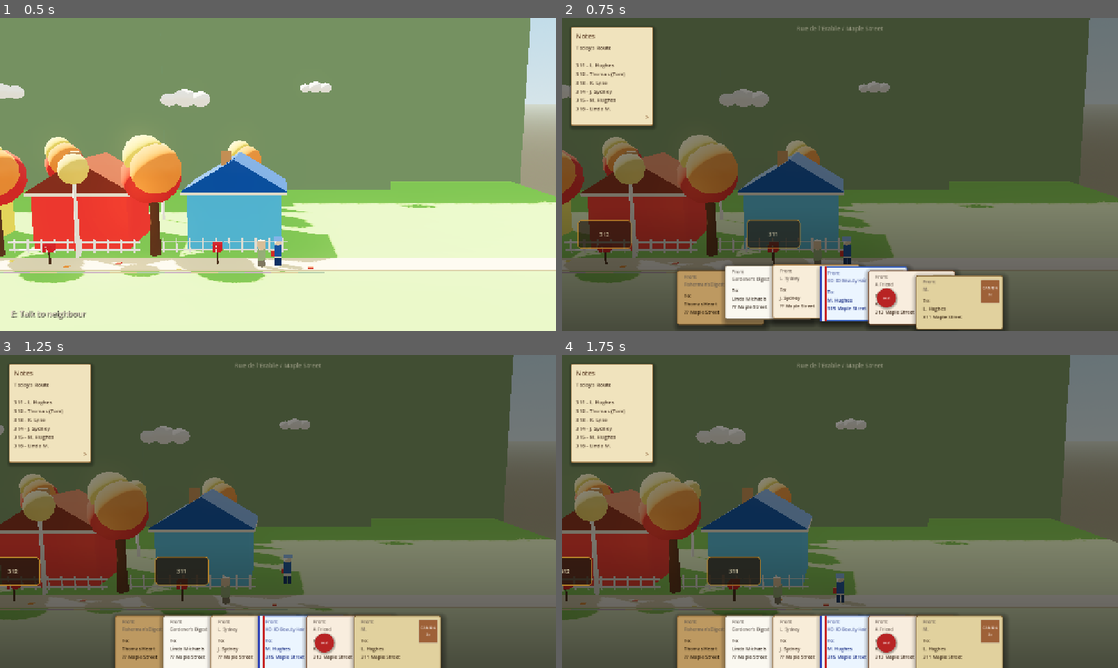
Above: before the commit, frames 1-4 (two rows, left to right).
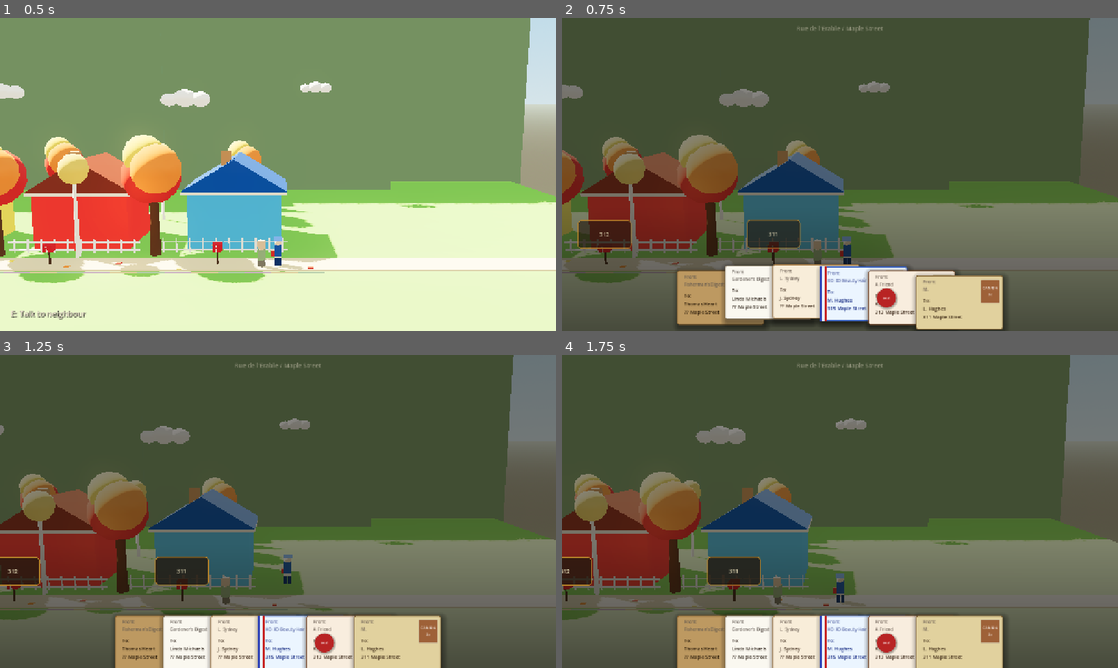
Above: after the commit, the same moments.

Repository: mariam-arab/Mailman
Game: Godot game, scene res://scenes/levels/neighborhood_01.tscn
Two runs of this game, one before a commit and one after it. Both use one fixed random seed, a clock stepped at 60 frames per second and the inputs below.
Inputs (mouse positions are in pixels of both pictures, inside the frame that each line leads up to):
- Up to frame 1 (0.5 s): no input
- Up to frame 2 (0.75 s): tap Enter at 0.5 s; move the mouse to (962, 158) at 0.52 s; hold D (move_right) from 0.53 s (still down); hold Tab (inspect_mail) from 0.53 s (still down); click (962, 158) at 0.67 s
- Up to frame 3 (1.25 s): keep holding D (move_right); keep holding Tab (inspect_mail); tap Space (jump) at 0.77 s
- Up to frame 4 (1.75 s): release D (move_right) at 1.25 s; release Tab (inspect_mail) at 1.25 s; drag from (728, 527) to (812, 574) at 1.27 s

Frame 1 is identical in both runs. In frame 2, 4.7% of the frame differs, in the area x 1-17%, y 2-35%; in frame 3, 4.7%; in frame 4, 4.7%.

Commit message:
remove notes

Diff:
--- a/scenes/ui/hud.tscn
+++ b/scenes/ui/hud.tscn
@@ -94,56 +94,6 @@
 anchor_bottom = 1.0
 mouse_filter = 1
 
-; Notebook — top-left corner.
-[node name="Notebook" type="Panel" parent="Inspection"]
-offset_left = 20.0
-offset_top = 20.0
-offset_right = 210.0
-offset_bottom = 248.0
-
-[node name="Title" type="Label" parent="Inspection/Notebook"]
-offset_left = 12.0
-offset_top = 10.0
-offset_right = 184.0
-offset_bottom = 36.0
-text = "Notes"
-theme_override_font_sizes/font_size = 15
-theme_override_colors/font_color = Color(0.40, 0.28, 0.18, 1)
-
-[node name="Content" type="Label" parent="Inspection/Notebook"]
-offset_left = 12.0
-offset_top = 40.0
-offset_right = 190.0
-offset_bottom = -38.0
-text = ""
-autowrap_mode = 3
-theme_override_font_sizes/font_size = 12
-theme_override_colors/font_color = Color(0.28, 0.20, 0.14, 1)
-
-[node name="PagePrev" type="Label" parent="Inspection/Notebook"]
-anchor_top = 1.0
-anchor_bottom = 1.0
-offset_left = 10.0
-offset_top = -30.0
-offset_right = 50.0
-offset_bottom = -6.0
-text = ""
-theme_override_font_sizes/font_size = 14
-theme_override_colors/font_color = Color(0.55, 0.38, 0.22, 1)
-
-[node name="PageNext" type="Label" parent="Inspection/Notebook"]
-anchor_left = 1.0
-anchor_right = 1.0
-anchor_top = 1.0
-anchor_bottom = 1.0
-offset_left = -50.0
-offset_top = -30.0
-offset_right = -10.0
-offset_bottom = -6.0
-text = ">"
-horizontal_alignment = 2
-theme_override_font_sizes/font_size = 14
-theme_override_colors/font_color = Color(0.55, 0.38, 0.22, 1)
 
 ; Tape bar — hidden, kept for script compatibility.
 [node name="TapeBar" type="Panel" parent="Inspection"]
--- a/scripts/interactables/mailbox.gd
+++ b/scripts/interactables/mailbox.gd
@@ -17,7 +17,7 @@
 
 
 func prompt_text() -> String:
-	return "Tab — open bag to deliver"
+	return "Tab: open bag to deliver"
 
 
 func interact(player: Node) -> void:
--- a/scripts/ui/hud.gd
+++ b/scripts/ui/hud.gd
@@ -7,10 +7,6 @@
 @onready var prompt_label:     Label         = $PromptLabel
 @onready var inspection:       Control       = $Inspection
 @onready var envelopes_layer:  Control       = $Inspection/EnvelopesLayer
-@onready var notebook_node:    Panel         = $Inspection/Notebook
-@onready var notebook_content: Label         = $Inspection/Notebook/Content
-@onready var nb_prev:          Label         = $Inspection/Notebook/PagePrev
-@onready var nb_next:          Label         = $Inspection/Notebook/PageNext
 @onready var tape_bar:         Panel         = $Inspection/TapeBar
 @onready var pager_hint:       Label         = $Inspection/TapeBar/PagerHint
 @onready var summary:          Control       = $Summary
@@ -116,13 +112,6 @@
 var _saved_positions:   Dictionary = {}  # letter -> Vector2
 
 
-const _NB_PAGES := [
-	"Today's Route\n\n311 - L. Hughes\n312 - Thomas (Tom)\n313 - K. Lyne\n314 - J. Sydney\n315 - M. Hughes\n316 - Linda M.",
-	"How to Deliver\n\nWalk near a mailbox.\nA slot appears above it.\n\nOpen your bag (Tab),\nthen drag an envelope\nonto the slot.",
-	"Tips\n\nRight-click an envelope\nto open it and read\nthe message inside.\n\nDrag to the bottom\nedge to put a letter\nback in your bag.",
-]
-var _nb_page: int = 0
-
 var _sty_nb: StyleBoxFlat
 
 
@@ -130,9 +119,7 @@
 
 func _ready() -> void:
 	add_to_group("hud")
-	_build_styles()
 	_build_vignette()
-	_build_notebook()
 	inspection.visible     = false
 	summary.visible        = false
 	dialogue_panel.visible = false
@@ -144,15 +131,7 @@
 
 
 func _build_styles() -> void:
-	_sty_nb = StyleBoxFlat.new()
-	_sty_nb.bg_color      = Color(0.94, 0.89, 0.74, 1)
-	_sty_nb.border_color  = Color(0.58, 0.42, 0.22, 1)
-	_sty_nb.set_border_width_all(2)
-	_sty_nb.set_corner_radius_all(4)
-	_sty_nb.shadow_color  = Color(0, 0, 0, 0.28)
-	_sty_nb.shadow_size   = 8
-	_sty_nb.shadow_offset = Vector2(2, 4)
-	notebook_node.add_theme_stylebox_override("panel", _sty_nb)
+	pass
 
 
 
@@ -185,12 +164,6 @@
 	inspection.move_child(tr, 2)   # after DimRect(0), StreetName(1); before EnvelopesLayer
 
 
-func _build_notebook() -> void:
-	_nb_page = 0
-	notebook_content.text = _NB_PAGES[0]
-	nb_prev.text = ""
-	nb_next.text = ">" if _NB_PAGES.size() > 1 else ""
-
 
 # -- public API ----------------------------------------------------------------
 
@@ -272,7 +245,6 @@
 			MOUSE_BUTTON_RIGHT:
 				if event.pressed:
 					_try_flip_at(event.global_position)
-					_try_notebook_page(event.global_position)
 
 	elif event is InputEventMouseMotion:
 		if _press_card != null and not _is_dragging:
@@ -958,20 +930,6 @@
 	tw.tween_property(card, "scale:x", card.scale.y, 0.10).set_trans(Tween.TRANS_CUBIC)
 
 
-# -- notebook ------------------------------------------------------------------
-
-func _try_notebook_page(pos: Vector2) -> void:
-	if not notebook_node.visible:
-		return
-	var nb_rect := Rect2(notebook_node.global_position, notebook_node.size)
-	if not nb_rect.has_point(pos):
-		return
-	var mid_x := notebook_node.global_position.x + notebook_node.size.x * 0.5
-	_nb_page = wrapi(_nb_page + (1 if pos.x >= mid_x else -1), 0, _NB_PAGES.size())
-	notebook_content.text = _NB_PAGES[_nb_page]
-	nb_prev.text = "<" if _nb_page > 0 else ""
-	nb_next.text = ">" if _nb_page < _NB_PAGES.size() - 1 else ""
-
 
 # -- pager hint ----------------------------------------------------------------
 
